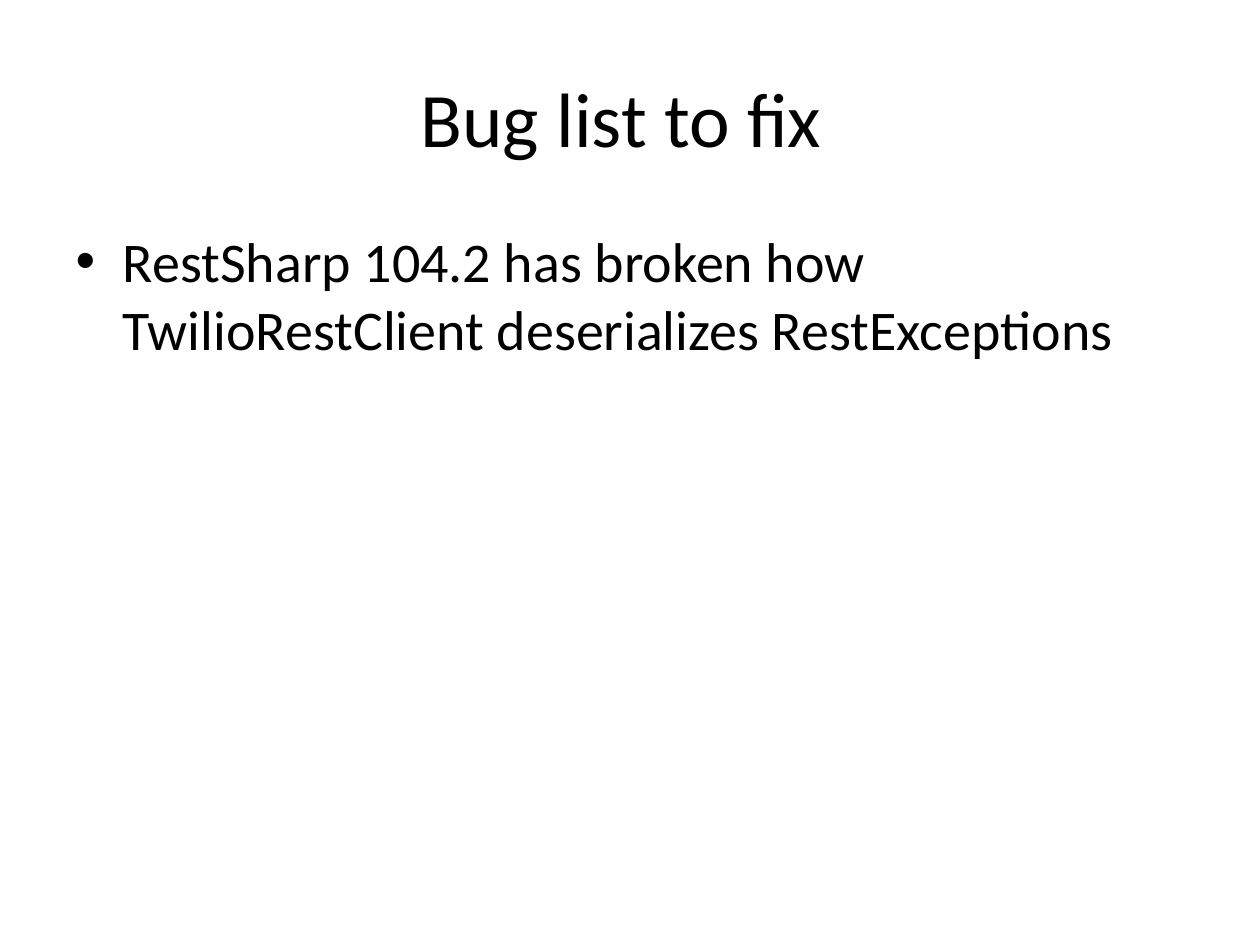
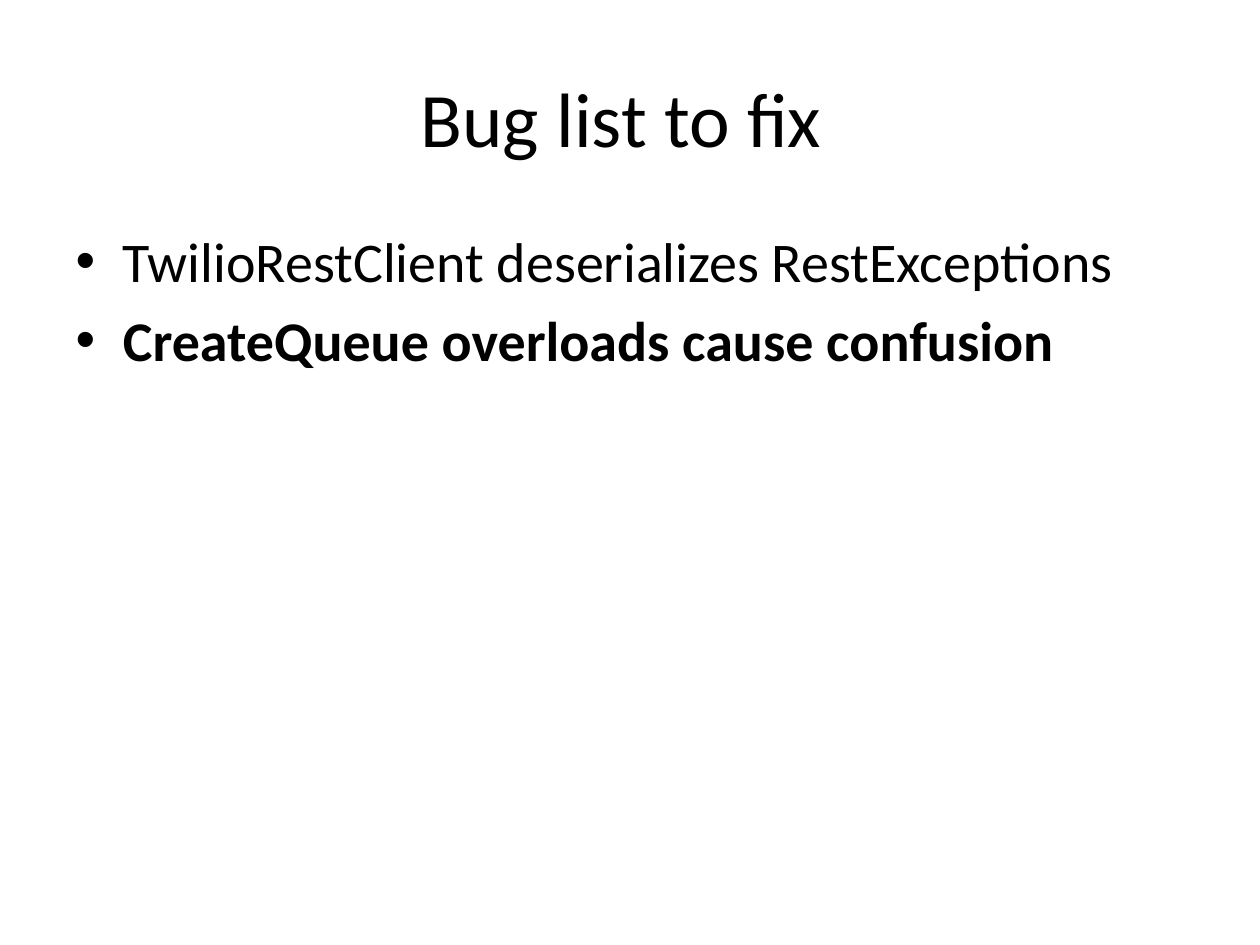
Before and after one commit to manouchehr/SOEN691_AZIZI, a slide deck: slide 3 of ClassWorkReports/Twilio_sharpBugFixing .pptx. Drawn at 1260x945 pixels with LibreOffice and Linux fonts; fonts in the diff are those of the drawing. Boxes give left, top, right and bottom in pixels: in the first picture for what was removed or moved away, otherwise in the second. Text is boxed around its words. In the diff, an @@ line names an element or a change of style, - is before the commit and + after.

```diff
--- a/ClassWorkReports/Twilio_sharpBugFixing .pptx
+++ b/ClassWorkReports/Twilio_sharpBugFixing .pptx
@@ text at (x1=123, y1=243, x2=1112, y2=368): text changed @@
-• RestSharp 104.2 has broken how TwilioRestClient deserializes RestExceptions
+• TwilioRestClient deserializes RestExceptions
+• CreateQueue overloads cause confusion
```
Also in this commit, not shown: 6 other slides changed, 4 slides added, 27 other files.
